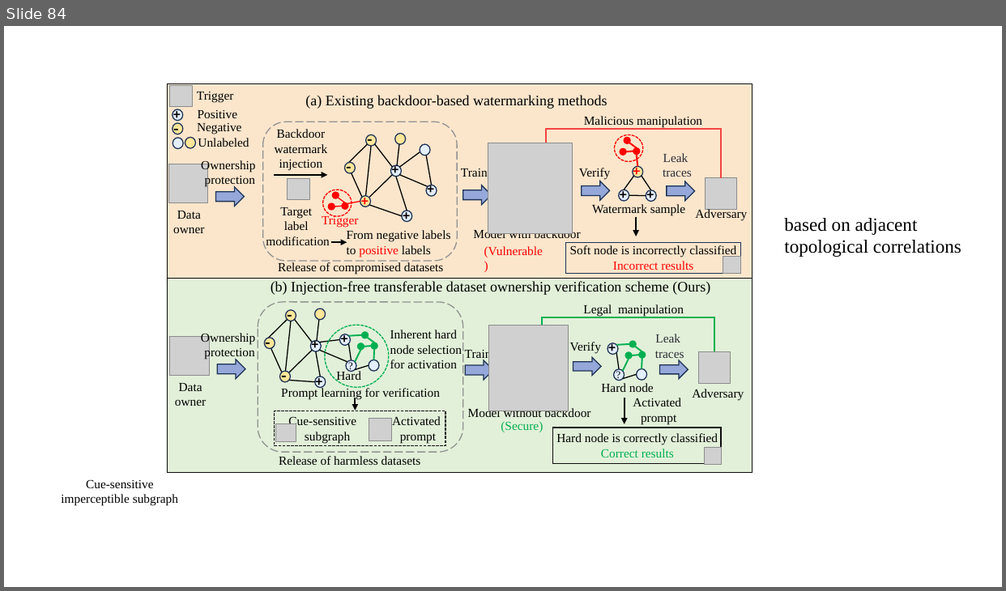
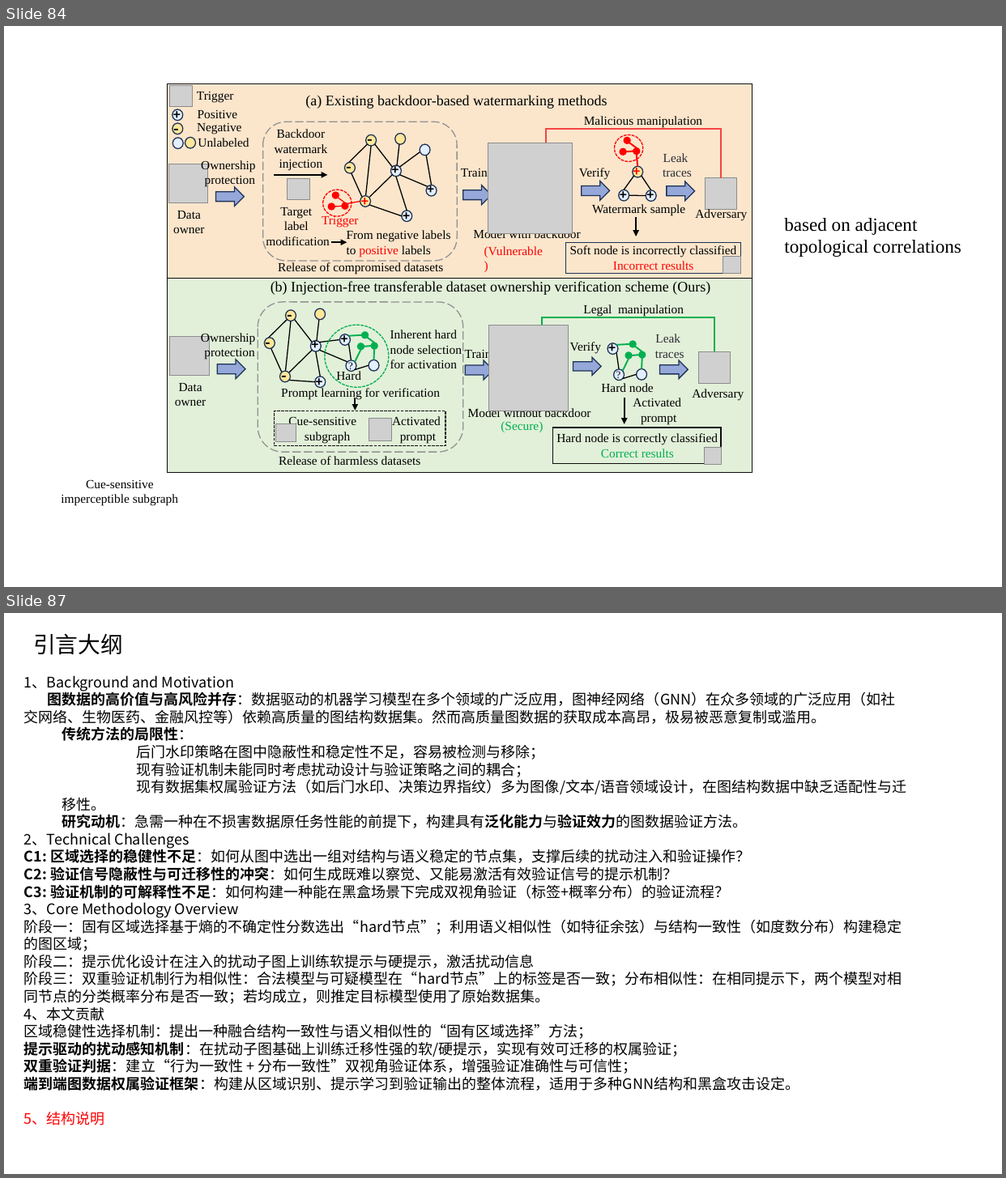
Before and after one commit to renhai1/PA2Perturb, a slide deck: 演示文稿1.pptx. Shown one above the other, each under a label of ours: slide 84 before the commit, slides 84 and 87 after it; the slides between them are not shown. The pictures are 1006x591 and 1006x1178 pixels, drawn with LibreOffice and Linux fonts; fonts in the diff are those of the drawing; grey boxes stand for pictures. Boxes give left, top, right and bottom in pixels: in the first picture for what was removed or moved away, otherwise in the second. Text is boxed around its words. In the diff, an @@ line names an element or a change of style, - is before the commit and + after.

Commit message:
pipeline

```diff
--- a/演示文稿1.pptx
+++ b/演示文稿1.pptx
@@ slide 87 added at (4,613,1002,1174), background #FFFFFF @@
@@ title added at (33,633,123,655), 21.6 pt, text #000000 @@
+引言大纲
@@ text added at (24,675,906,1126), 14 pt, text #000000 @@
+1、Background and Motivation
+图数据的高价值与高风险并存：数据驱动的机器学习模型在多个领域的广泛应用，图神经网络（GNN）在众多领域的广泛应用（如社交网络、生物医药、金融风控等）依赖高质量的图结构数据集。然而高质量图数据的获取成本高昂，极易被恶意复制或滥用。
+  传统方法的局限性：
+  后门水印策略在图中隐蔽性和稳定性不足，容易被检测与移除；
+  现有验证机制未能同时考虑扰动设计与验证策略之间的耦合；
+  现有数据集权属验证方法（如后门水印、决策边界指纹）多为图像/文本/语音领域设计，在图结构数据中缺乏适配性与迁移性。
+  研究动机：急需一种在不损害数据原任务性能的前提下，构建具有泛化能力与验证效力的图数据验证方法。
+2、Technical Challenges
+C1: 区域选择的稳健性不足：如何从图中选出一组对结构与语义稳定的节点集，支撑后续的扰动注入和验证操作？
+C2: 验证信号隐蔽性与可迁移性的冲突：如何生成既难以察觉、又能易激活有效验证信号的提示机制？
+C3: 验证机制的可解释性不足：如何构建一种能在黑盒场景下完成双视角验证（标签+概率分布）的验证流程？
+3、Core Methodology Overview
+阶段一：固有区域选择基于熵的不确定性分数选出“hard节点”；利用语义相似性（如特征余弦）与结构一致性（如度数分布）构建稳定的图区域；
+阶段二：提示优化设计在注入的扰动子图上训练软提示与硬提示，激活扰动信息
+阶段三：双重验证机制行为相似性：合法模型与可疑模型在“hard节点”上的标签是否一致；分布相似性：在相同提示下，两个模型对相同节点的分类概率分布是否一致；若均成立，则推定目标模型使用了原始数据集。
+4、本文贡献
+区域稳健性选择机制：提出一种融合结构一致性与语义相似性的“固有区域选择”方法；
+提示驱动的扰动感知机制：在扰动子图基础上训练迁移性强的软/硬提示，实现有效可迁移的权属验证；
+双重验证判据：建立“行为一致性 + 分布一致性”双视角验证体系，增强验证准确性与可信性；
+端到端图数据权属验证框架：构建从区域识别、提示学习到验证输出的整体流程，适用于多种GNN结构和黑盒攻击设定。
+5、结构说明
```
